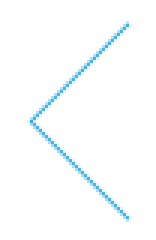
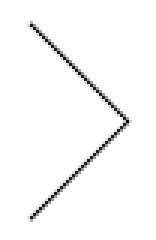
Before/after of a 156 x 240 layered artwork. What changed in the layer stack:
added group "mask" with 3 layers above "Shape 1 copy" over [left=27, top=21, right=132, bottom=222]
added layer "Shape 1 copy 3" in group "mask" over [left=27, top=21, right=132, bottom=222]
added layer "Shape 1 copy 4" in group "mask" over [left=27, top=21, right=132, bottom=222]
hid "Shape 1 copy" over [left=27, top=21, right=132, bottom=222]
